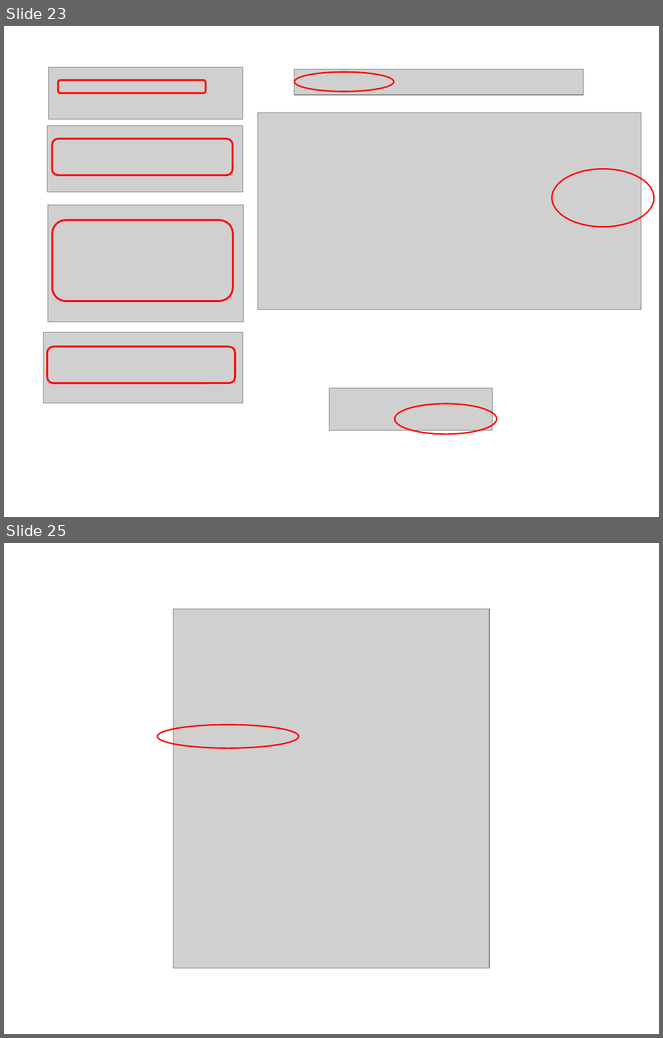
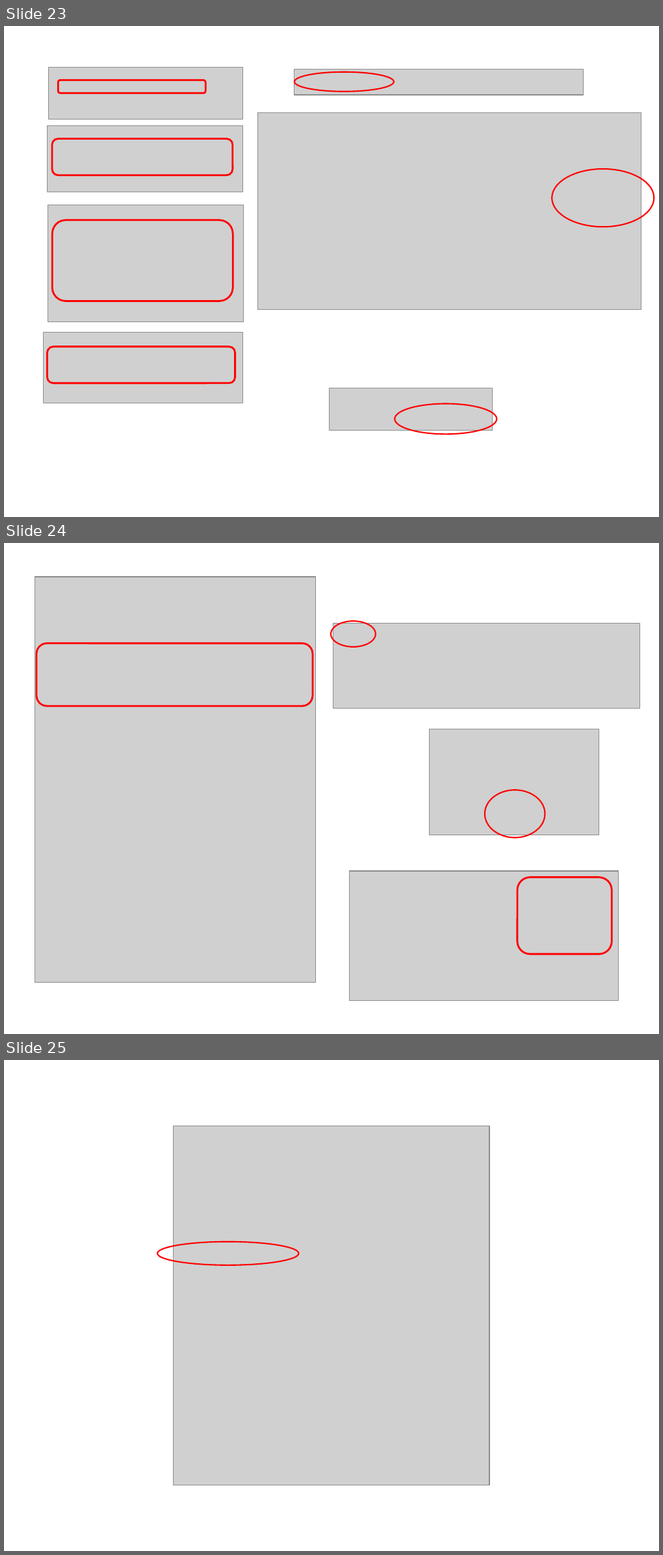
Before and after one commit to svech/Multifitting, a slide deck: manual/Pictures 2.0.pptx. Shown one above the other, each under a label of ours: slides 23 and 25 before the commit, slides 23, 24 and 25 after it; the slides between them are not shown. The pictures are 663x1038 and 663x1555 pixels, drawn with LibreOffice and Linux fonts; fonts in the diff are those of the drawing; grey boxes stand for pictures. Boxes give left, top, right and bottom in pixels: in the first picture for what was removed or moved away, otherwise in the second. Text is boxed around its words. In the diff, an @@ line names an element or a change of style, - is before the commit and + after.

```diff
--- a/manual/Pictures 2.0.pptx
+++ b/manual/Pictures 2.0.pptx
@@ slide 24 added at bbox=[4, 543, 659, 1034], background #FFFFFF @@
@@ picture added at bbox=[35, 577, 315, 983] @@
@@ ellipse added at bbox=[331, 621, 376, 646], outline #FF0000 1.5 pt @@
@@ picture added at bbox=[334, 624, 640, 708] @@
@@ rounded rectangle added at bbox=[36, 643, 313, 706], outline #FF0000 2 pt @@
@@ picture added at bbox=[429, 730, 599, 835] @@
@@ ellipse added at bbox=[485, 790, 545, 838], outline #FF0000 1.5 pt @@
@@ picture added at bbox=[349, 871, 619, 1001] @@
@@ rounded rectangle added at bbox=[518, 878, 612, 954], outline #FF0000 2 pt @@
```
Also in this commit, not shown: 2 slides changed, 1 slide removed, 4 other files.
